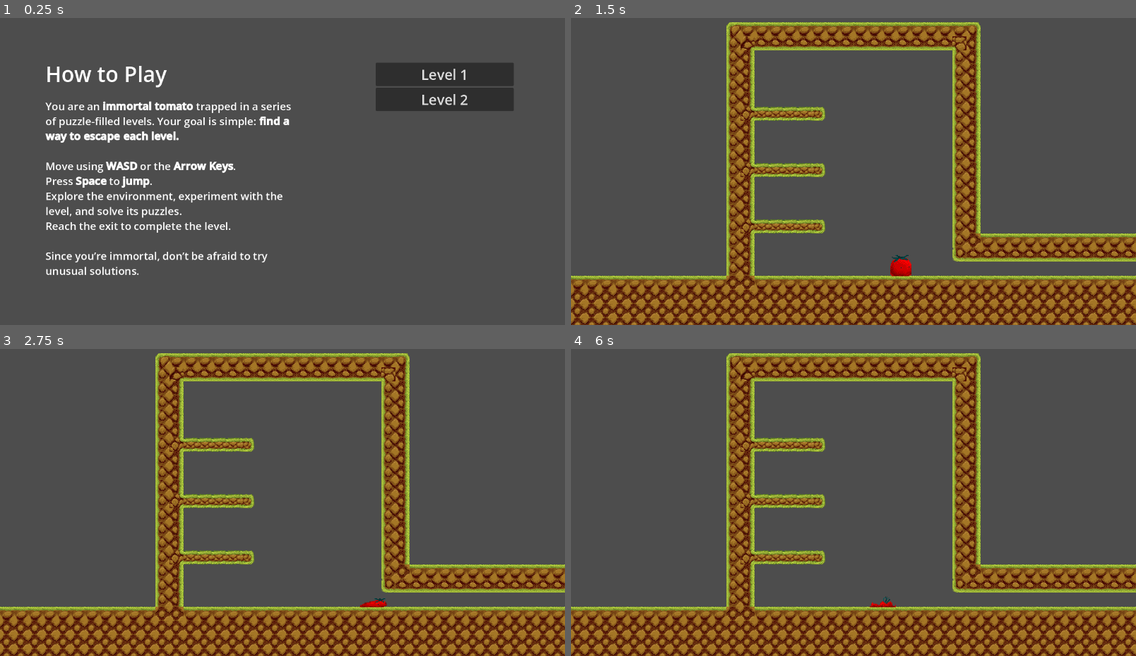
Above: before the commit, frames 1-4 (two rows, left to right).
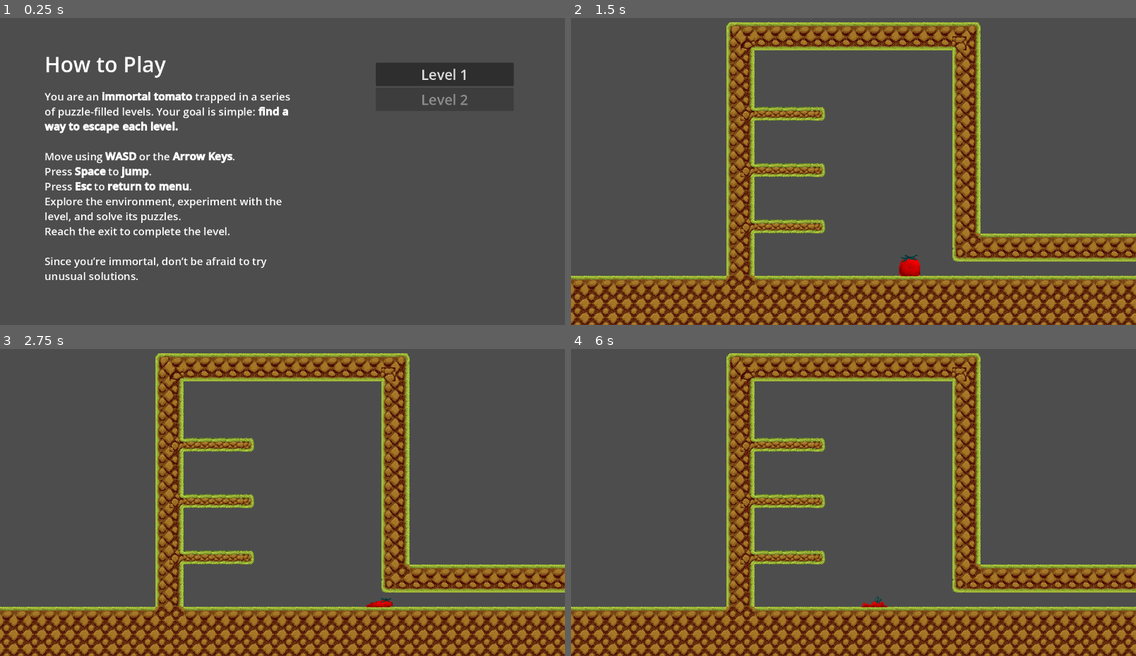
Above: after the commit, the same moments.

Repository: talham7391/mini-jame-gam-59
Game: Godot game, scene res://scenes/main_menu.tscn
Two runs of this game, one before a commit and one after it. Both use one fixed random seed, a clock stepped at 60 frames per second and the inputs below.
Inputs:
- Up to frame 1 (0.25 s): no input
- Up to frame 2 (1.5 s): click "Level 1" at 0.5 s; tap Enter at 1.25 s; hold Right (player_right) from 1.28 s (still down); tap S (player_fall_through) at 1.35 s
- Up to frame 3 (2.75 s): keep holding Right (player_right); tap W (player_jump) at 1.52, 2.27 s; tap P at 2.1 s
- Up to frame 4 (6 s): release Right (player_right) at 2.78 s; hold Left (player_left) 2.78-3.53 s; tap S (player_fall_through) at 2.85, 4.35 s; hold Right (player_right) 3.53-5 s; tap P at 3.6, 5.85 s; tap W (player_jump) at 3.77, 4.52 s; tap Space at 4.25 s; tap Escape (leave) at 4.9 s; click "Level 1" at 5 s; hold Left (player_left) from 5.78 s (still down)

The runs differ from the first frame. In frame 1, 8.6% of the frame differs, in the area x 7-83%, y 12-86%; in frame 2, 0.3%; in frame 3, less than 0.1%; in frame 4, less than 0.1%.

Commit message:
Final submission

Diff:
--- a/scenes/level_2.tscn
+++ b/scenes/level_2.tscn
@@ -4,127 +4,12 @@
 [ext_resource type="Texture2D" uid="uid://cxpwdavrue06a" path="res://assets/tiles/grass_tiles_v2.png" id="2_6cvei"]
 [ext_resource type="Script" uid="uid://deklnfpya34ec" path="res://scripts/boost.gd" id="2_eqxsl"]
 [ext_resource type="Script" uid="uid://db3f6w4wofkv1" path="res://scripts/splat_controller.gd" id="2_pbc48"]
+[ext_resource type="Texture2D" uid="uid://binoww3w77vfg" path="res://assets/sprites/boost.webp" id="2_que50"]
 [ext_resource type="Texture2D" uid="uid://bkyn55sbbr2vm" path="res://assets/sprites/normal_walking.png" id="5_que50"]
 [ext_resource type="Texture2D" uid="uid://brcywbawq5tpr" path="res://assets/sprites/falling.png" id="6_hey2k"]
 [ext_resource type="Texture2D" uid="uid://bwhi4vsqydgbc" path="res://assets/sprites/unsplat.png" id="7_172wr"]
 [ext_resource type="Texture2D" uid="uid://dwyrwj200828r" path="res://assets/sprites/splatted_walking.png" id="8_g2hoc"]
 [ext_resource type="Texture2D" uid="uid://btvoj85eyi2hg" path="res://assets/sprites/splat.png" id="9_fldb1"]
-
-[sub_resource type="TileSetAtlasSource" id="TileSetAtlasSource_b4j7a"]
-texture = ExtResource("1_jm1iu")
-0:0/0 = 0
-1:0/0 = 0
-2:0/0 = 0
-3:0/0 = 0
-4:0/0 = 0
-5:0/0 = 0
-6:0/0 = 0
-7:0/0 = 0
-8:0/0 = 0
-0:1/0 = 0
-1:1/0 = 0
-2:1/0 = 0
-3:1/0 = 0
-4:1/0 = 0
-5:1/0 = 0
-6:1/0 = 0
-7:1/0 = 0
-8:1/0 = 0
-0:2/0 = 0
-1:2/0 = 0
-2:2/0 = 0
-3:2/0 = 0
-4:2/0 = 0
-5:2/0 = 0
-6:2/0 = 0
-7:2/0 = 0
-8:2/0 = 0
-0:3/0 = 0
-1:3/0 = 0
-2:3/0 = 0
-3:3/0 = 0
-4:3/0 = 0
-5:3/0 = 0
-6:3/0 = 0
-7:3/0 = 0
-8:3/0 = 0
-0:4/0 = 0
-1:4/0 = 0
-2:4/0 = 0
-3:4/0 = 0
-4:4/0 = 0
-5:4/0 = 0
-6:4/0 = 0
-7:4/0 = 0
-8:4/0 = 0
-0:5/0 = 0
-1:5/0 = 0
-2:5/0 = 0
-3:5/0 = 0
-4:5/0 = 0
-5:5/0 = 0
-6:5/0 = 0
-7:5/0 = 0
-8:5/0 = 0
-
-[sub_resource type="TileSetAtlasSource" id="TileSetAtlasSource_guvtl"]
-texture = ExtResource("2_6cvei")
-texture_region_size = Vector2i(32, 32)
-0:0/0 = 0
-1:0/0 = 0
-2:0/0 = 0
-3:0/0 = 0
-4:0/0 = 0
-5:0/0 = 0
-6:0/0 = 0
-7:0/0 = 0
-8:0/0 = 0
-0:1/0 = 0
-1:1/0 = 0
-2:1/0 = 0
-3:1/0 = 0
-4:1/0 = 0
-5:1/0 = 0
-6:1/0 = 0
-7:1/0 = 0
-8:1/0 = 0
-0:2/0 = 0
-1:2/0 = 0
-2:2/0 = 0
-3:2/0 = 0
-4:2/0 = 0
-5:2/0 = 0
-6:2/0 = 0
-7:2/0 = 0
-8:2/0 = 0
-0:3/0 = 0
-1:3/0 = 0
-2:3/0 = 0
-3:3/0 = 0
-4:3/0 = 0
-5:3/0 = 0
-6:3/0 = 0
-7:3/0 = 0
-8:3/0 = 0
-0:4/0 = 0
-1:4/0 = 0
-2:4/0 = 0
-3:4/0 = 0
-4:4/0 = 0
-5:4/0 = 0
-8:4/0 = 0
-2:5/0 = 0
-3:5/0 = 0
-4:5/0 = 0
-5:5/0 = 0
-6:5/0 = 0
-7:5/0 = 0
-8:5/0 = 0
-
-[sub_resource type="TileSet" id="TileSet_wo48x"]
-tile_size = Vector2i(32, 32)
-sources/0 = SubResource("TileSetAtlasSource_b4j7a")
-sources/1 = SubResource("TileSetAtlasSource_guvtl")
 
 [sub_resource type="RectangleShape2D" id="RectangleShape2D_y0kc7"]
 size = Vector2(32.125, 70)
@@ -641,16 +526,27 @@
 
 [node name="Level2" type="Node2D" unique_id=1136651055]
 
-[node name="boost" type="TileMapLayer" parent="." unique_id=1627068639]
-tile_map_data = PackedByteArray("AAAZAA4AAQAAAAEAAAAZAA8AAQAAAAEAAAA=")
-tile_set = SubResource("TileSet_wo48x")
-
-[node name="Area2D" type="Area2D" parent="boost" unique_id=1884488854]
+[node name="Area2D" type="Area2D" parent="." unique_id=1884488854]
 script = ExtResource("2_eqxsl")
 
-[node name="CollisionShape2D" type="CollisionShape2D" parent="boost/Area2D" unique_id=1642847068]
+[node name="CollisionShape2D" type="CollisionShape2D" parent="Area2D" unique_id=1642847068]
 position = Vector2(815.9375, 483)
 shape = SubResource("RectangleShape2D_y0kc7")
+
+[node name="Sprite2D" type="Sprite2D" parent="Area2D" unique_id=27205306]
+position = Vector2(817.00006, 456)
+scale = Vector2(-0.050418317, -0.050418314)
+texture = ExtResource("2_que50")
+
+[node name="Sprite2D2" type="Sprite2D" parent="Area2D" unique_id=1334943741]
+position = Vector2(817.00006, 479)
+scale = Vector2(-0.050418317, -0.050418314)
+texture = ExtResource("2_que50")
+
+[node name="Sprite2D3" type="Sprite2D" parent="Area2D" unique_id=647057199]
+position = Vector2(817.00006, 501)
+scale = Vector2(-0.050418317, -0.050418314)
+texture = ExtResource("2_que50")
 
 [node name="TileMapLayer2" type="TileMapLayer" parent="." unique_id=415067781]
 tile_map_data = PackedByteArray("AAAEAAIAAQAFAAAAAAAEAAMAAQACAAEAAAAEAAQAAQACAAEAAAAEAAUAAQACAAEAAAAEAAcAAQACAAEAAAAEAA …(6352 unchanged characters)…
--- a/scenes/main_menu.tscn
+++ b/scenes/main_menu.tscn
@@ -24,10 +24,10 @@
 text = "Level 2"
 
 [node name="RichTextLabel" type="RichTextLabel" parent="." unique_id=1922269004]
-offset_left = 103.0
-offset_top = 116.0
-offset_right = 686.0
-offset_bottom = 614.0
+offset_left = 101.0
+offset_top = 94.0
+offset_right = 684.0
+offset_bottom = 626.0
 size_flags_horizontal = 3
 bbcode_enabled = true
 text = "[font_size=48]How to Play[/font_size]
@@ -36,6 +36,7 @@
 
 Move using [b]WASD[/b] or the [b]Arrow Keys[/b].
 Press [b]Space[/b] to [b]jump[/b].
+Press [b]Esc[/b] to [b]return to menu[/b].
 Explore the environment, experiment with the level, and solve its puzzles.
 Reach the exit to complete the level.
 
--- a/scripts/new_autoload_script.gd
+++ b/scripts/new_autoload_script.gd
@@ -1,7 +1,7 @@
 extends Node
 
 var current_level = 1
-var levels_completed = 2
+var levels_completed = 1
 
 
 func load_level(idx):
--- a/scripts/player.gd
+++ b/scripts/player.gd
@@ -43,7 +43,7 @@
 	if is_flying:
 		velocity.x = -900
 	else:
-		velocity.x = direction * 100
+		velocity.x = direction * 200
 
 	if Input.is_action_just_pressed("player_left") and scale_direction == 1:
 		scale.x = -1
Binary file added: assets/sprites/boost.webp
Not shown, added: assets/sprites/boost.webp.import
Not shown, changed: export_presets.cfg
Not shown: 2 places in scenes/level_1.tscn that only renumber resources
